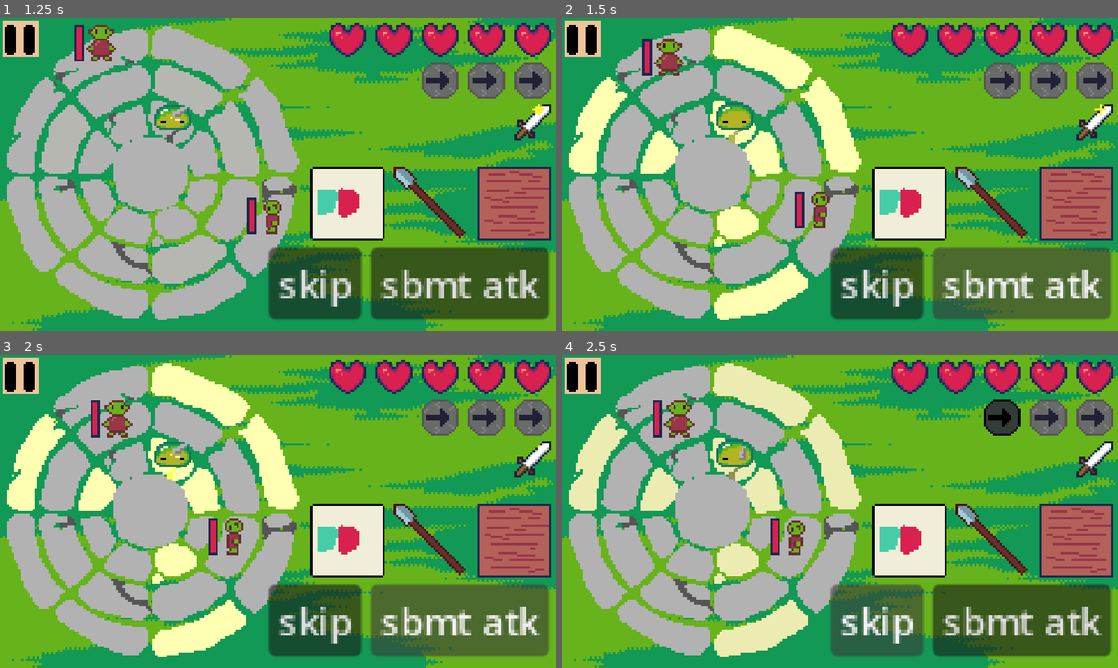
Above: before the commit, frames 1-4 (two rows, left to right).
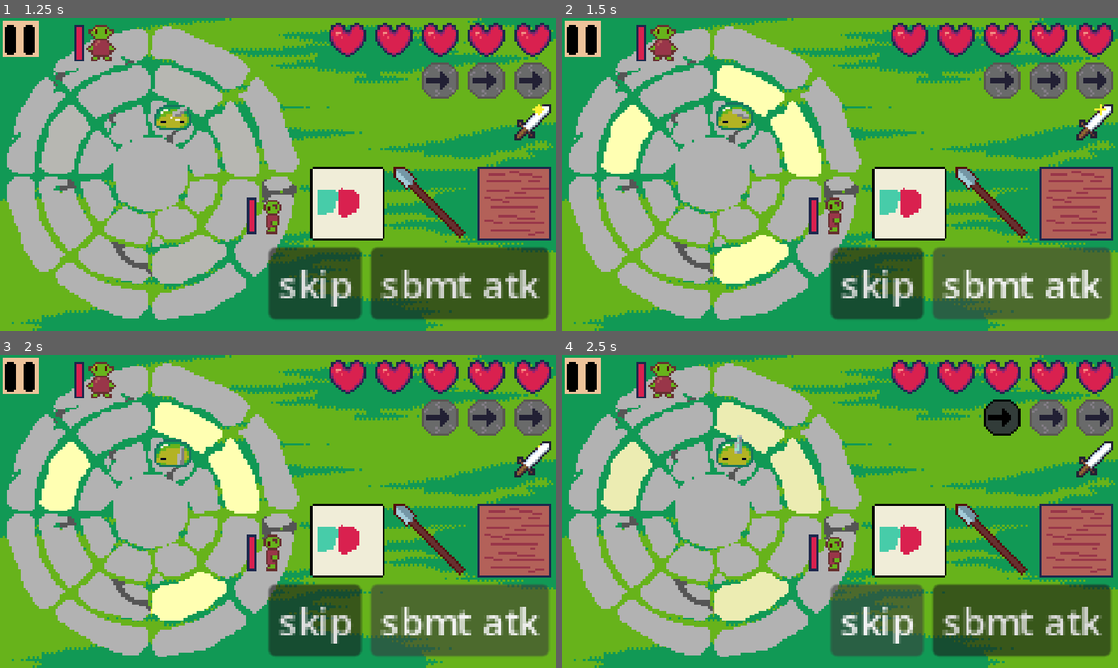
Above: after the commit, the same moments.

Repository: theophylaktos/sanocho-ygda-jam-2026
Game: Godot game, scene res://main_menu/main_menu.tscn
Same seed, same stepped clock (60 frames per second), same inputs: the game is played once before the commit and once after it.
Inputs:
- Up to frame 1 (1.25 s): click "PLAY" at 0.5 s
- Up to frame 2 (1.5 s): click "sbmt atk" at 1.25 s
- Up to frame 3 (2 s): no input
- Up to frame 4 (2.5 s): click "skip" at 2 s

Frame 1 is identical in both runs. In frame 2, 16% of the frame differs, in the area x 1-54%, y 2-97%; in frame 3, 16%; in frame 4, 16%.
Error before the commit: Invalid assignment of property or key 'region' with value of type 'Rect2' on a base object of type 'CompressedTexture2D'. (res://main/ui.gd:69)

Commit message:
one bug fix

Diff:
--- a/globals/game_state/game_state.gd
+++ b/globals/game_state/game_state.gd
@@ -34,7 +34,7 @@
 		selected_attack = new_value
 		selected_attack_changed.emit()
 
-var damage: int=1
+var damage: int = 1
 
 signal max_health_changed
 @export var max_health = 5:
@@ -166,7 +166,7 @@
 			for i in range(1, object_locations[0].size()):
 				object_locations[ring][-i] = object_locations[ring][-i - 1]
 			object_locations[ring][0] = temp
-		if degree < 0 and object_locations[ring][0]!=null:
+		if degree < 0:
 			var temp: Node = object_locations[ring][0]
 			for i in range(0, object_locations[0].size() - 1):
 				object_locations[ring][i] = object_locations[ring][i + 1]
@@ -244,6 +244,15 @@
 					count += 1
 	return count
 
+func count_player_attacked_segments() -> int:
+	var count: int = 0
+	for ring in segments.size():
+		for degree in segments[0].size():
+			var material: ShaderMaterial = segments[ring][degree].get_material()
+			if material.get_shader_parameter("player_attack_enabled") == true:
+				count += 1
+	return count
+
 func refresh_enemy_highlights():
 	clear_all_enemy_attack_segments()
 	for r in object_locations.size():
--- a/main/main.tscn
+++ b/main/main.tscn
@@ -355,6 +355,7 @@
 
 [node name="Settings" type="Control" parent="." unique_id=597416382]
 unique_name_in_owner = true
+visible = false
 z_index = 10
 layout_mode = 3
 anchors_preset = 15
--- a/main/ui.gd
+++ b/main/ui.gd
@@ -66,7 +66,8 @@
 func animate_move_icon(frame: int):
 	frame = frame % 3
 	for node in %Moves.get_children():
-		node.texture.region = Rect2(frame * 16, 0, 16, 16)
+		if node.texture is AtlasTexture:
+			node.texture.region = Rect2(frame * 16, 0, 16, 16)
 	await get_tree().create_timer(moves_idle_frame_length).timeout
 	animate_move_icon(frame + 1)
 
@@ -96,7 +97,8 @@
 func animate_attack_icon(frame: int):
 	frame = frame % 8
 	for node in %Attacks.get_children():
-		node.texture.region = Rect2(frame * 16, 0, 16, 16)
+		if node.texture is AtlasTexture:
+			node.texture.region = Rect2(frame * 16, 0, 16, 16)
 	await get_tree().create_timer(attack_idle_frame_length).timeout
 	animate_attack_icon(frame + 1)
 
@@ -139,7 +141,9 @@
 
 
 func _on_button_pressed() -> void:
-	GameState.attacks_left -= 1
+	print(GameState.count_player_attacked_segments())
+	if GameState.count_player_attacked_segments() > 0:
+		GameState.attacks_left -= 1
 
 
 func _on_skip_button_pressed() -> void:
--- a/project.godot
+++ b/project.godot
@@ -25,6 +25,7 @@
 GameState="*uid://c1svxnqyb4xtj"
 AttackPatterns="*uid://dxo02u5xgplfm"
 RoundManager="*uid://bs65uhkg7j7wc"
+Reset="*uid://bx16gwrt1j08v"
 
 [display]
 
--- /dev/null
+++ b/reset.gd
@@ -0,0 +1,20 @@
+extends Node
+
+func reset():
+	GameState.object_locations = []
+	GameState.segments = []
+	GameState.rotating = false
+	GameState.player = null
+	GameState.enemies_folder = null
+	GameState.settings_open = false
+	GameState.attacks = ["attack","attack2",""]
+	GameState.selected_attack = "attack"
+	GameState.damage = 1
+	GameState.max_health = 5
+	GameState.health_left = 5
+	GameState.max_moves = 3
+	GameState.moves_left = 3
+	GameState.max_attacks = 1
+	GameState.attacks_left = 1
+	RoundManager.current_round = 0
+	RoundManager.current_phase = ""
Not shown, added: 1 assets/art/shopmenu.png.import
Not shown, changed: export_presets.cfg
Not shown, added: reset.gd.uid
